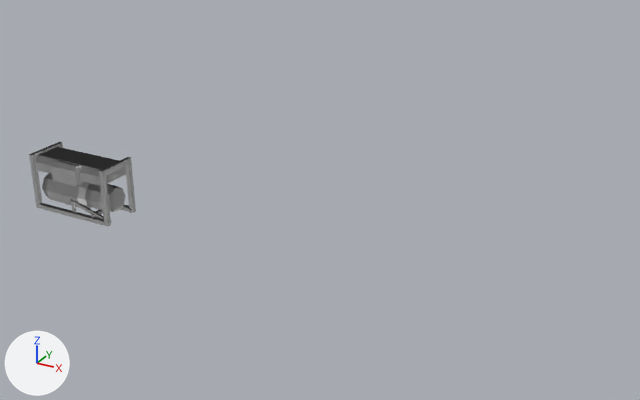
Renders of the OBJ model datacenter-designer/public/models/transformer_1000.obj from each side of a commit.
The view is the same before and after, from a 50 mm camera at (14.42, -19.99, 8.24) aimed at (5.44, -3.67, 0.07). The lights are fixed; the arrows at lower left show +X, +Y and +Z. Where no turn or scale is listed for an object, it has been applied to the vertices.

Objects in the first picture: 'obj1', 'obj2', 'obj3', 'obj5'.
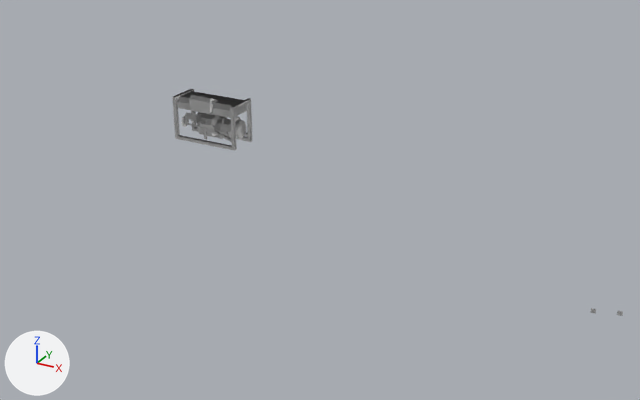
Pixel boxes (x1, y1, x2, y2) of what changed, in the pictures (640 x 400 px):
'obj2', mesh moved: before (29, 142, 136, 227); after (172, 89, 252, 151)
'obj5', mesh moved: before (35, 147, 126, 212); after (177, 91, 247, 139)
'obj3', mesh moved: before (49, 160, 132, 219); after (185, 95, 248, 142)
'obj1', mesh moved: before (42, 173, 73, 203); after (196, 112, 241, 131)

Diff of the bpy script that builds the scene:
```diff
--- a/datacenter-designer/public/models/transformer_1000.obj.py
+++ b/datacenter-designer/public/models/transformer_1000.obj.py
@@ me_obj1 @@
 me_obj1.from_pydata(...)  # 32 vertices, 42 faces; spans x 0.07..1.277, y -6.94..-6.217, z 0.098..0.82
 # used by ob_obj1; location = (0.0, 0.0, 0.0)
+# me_obj1 part 1: the whole mesh is moved by (-0.583, 6.578, -0.459)
 me_obj1.materials.append(mat_mat0)
@@ me_obj2 @@
 me_obj2.from_pydata(...)  # 80 vertices, 126 faces; spans x 0.0..2.09, y -7.04..-6.12, z 0.03..1.31
 # used by ob_obj2; location = (0.0, 0.0, 0.0)
+# me_obj2 part 2: the whole mesh is moved by (-1.17, 6.58, -0.62)
 me_obj2.materials.append(mat_mat1)
@@ me_obj3 @@
 me_obj3.from_pydata(...)  # 82 vertices, 112 faces; spans x 0.33..2.07, y -7.11..-6.17, z 0.0..1.3
 # used by ob_obj3; location = (0.0, 0.0, 0.0)
+# me_obj3 part 3: the whole mesh is moved by (-1.25, 6.64, -0.48)
 me_obj3.materials.append(mat_mat2)
@@ me_obj5 @@
 me_obj5.from_pydata(...)  # 64 vertices, 84 faces; spans x 0.08..1.99, y -6.98..-6.18, z 0.08..1.26
 # used by ob_obj5; location = (0.0, 0.0, 0.0)
+# me_obj5 part 4: the whole mesh is moved by (-1.18, 6.64, -0.61)
 me_obj5.materials.append(mat_mat4)
```
